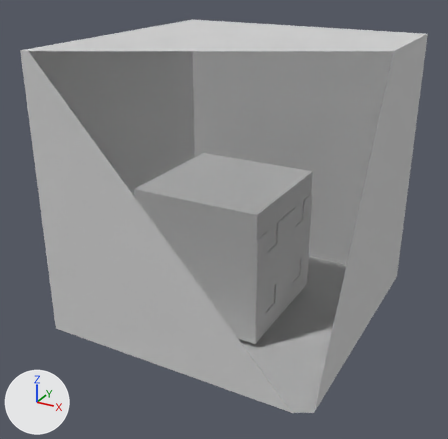
The Blender file android/assets/model/inside_level8_ant_hive.blend, before and after one commit.
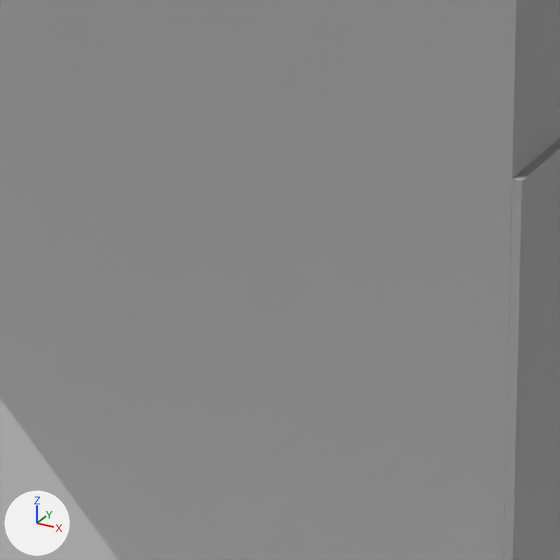
Each version appears first whole from a camera (50 mm lens) standing at (48.9, -95.0, 63.4) and looking at (-1.3, -3.8, 17.8), and next in a close-up on the part from 42% to 59% of the width and 49% to 66% of the height. The axes (+X, +Y, +Z) are drawn at lower left. The lights are the same throughout. Everything nearer to the camera than a plane just in front of the edit is cut away.

Objects in the first close-up: 'bigblock.109', 'bigblock.111', 'bigblock.121', 'bigskybox', 'skybox'.
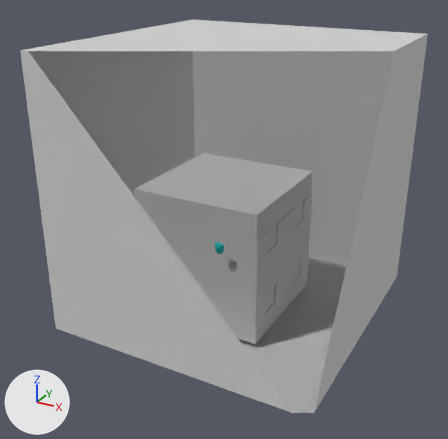
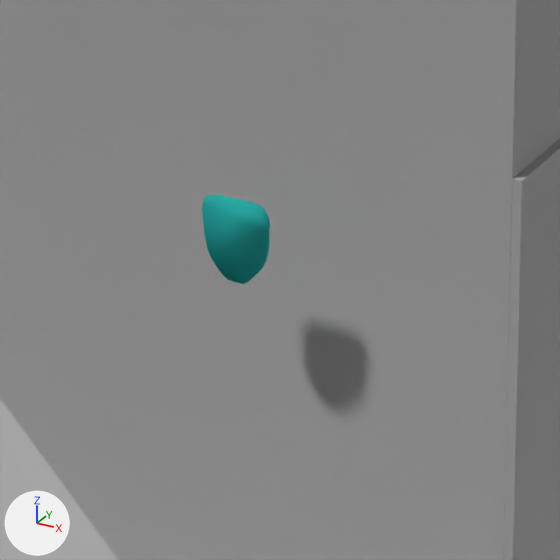
What differs and where, as boxes [x1, y1, x2, y2] in the close-ups (560 x 560 px):
```json
{"object": "mask.002", "change": "moved, turned", "after": [202, 195, 270, 284], "on screen": "not visible before"}
```

Edits to the scene script, one JSON object a line:
```json
{"op": "set", "path": "ob_mask_002.location", "old": "(4.0, 10.0, 6.0)", "new": "(4.0, -15.0, 18.0)"}
{"op": "set", "path": "ob_mask_002.rotation_euler", "old": "(3.142, 0.0, 0.0)", "new": "(3.142, 0.0, 3.142)", "note": "degrees (180, 0, 0) -> degrees (180, 0, 180)"}
```
